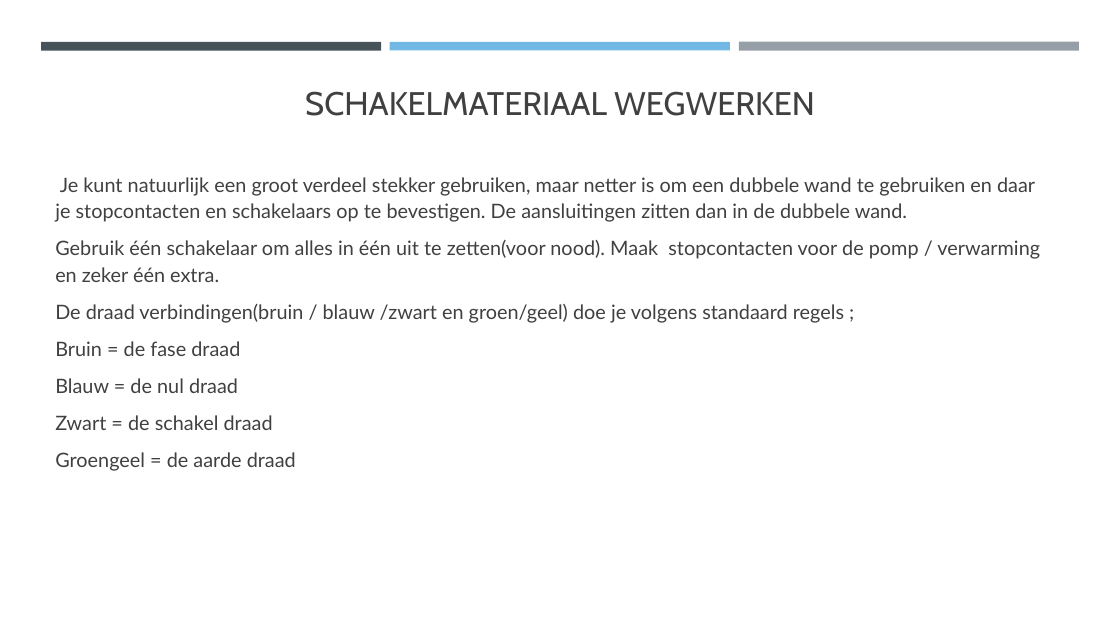
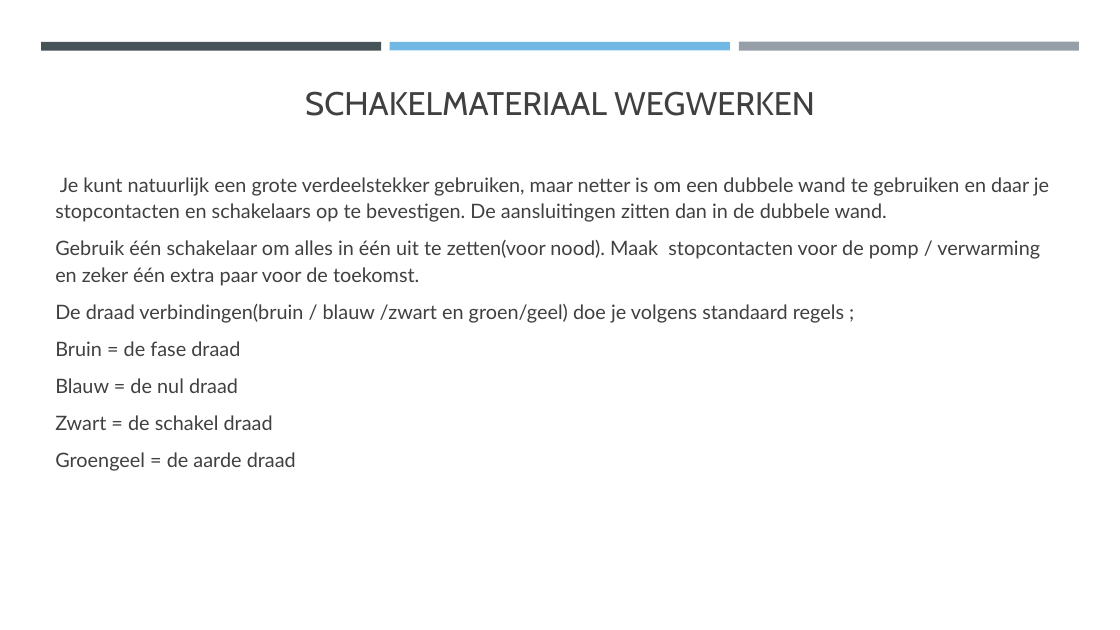
Before and after one commit to Riekusb/arduino, a slide deck: slide 28 of lezingen/basiskennis aquarium houden/Basiskennis aquarium.pptx. Drawn at 1120x630 pixels with LibreOffice and Linux fonts; fonts in the diff are those of the drawing. Boxes give left, top, right and bottom in pixels: in the first picture for what was removed or moved away, otherwise in the second. Text is boxed around its words. In the diff, an @@ line names an element or a change of style, - is before the commit and + after.

```diff
--- a/lezingen/basiskennis aquarium houden/Basiskennis aquarium.pptx
+++ b/lezingen/basiskennis aquarium houden/Basiskennis aquarium.pptx
@@ text at [55, 177, 1049, 286]: text changed @@
-Je kunt natuurlijk een groot verdeel stekker gebruiken, maar netter is om een dubbele wand te gebruiken en daar je stopcontacten en schakelaars op te bevestigen. De aansluitingen zitten dan in de dubbele wand.
-Gebruik één schakelaar om alles in één uit te zetten(voor nood). Maak stopcontacten voor de pomp / verwarming en zeker één extra.
+Je kunt natuurlijk een grote verdeelstekker gebruiken, maar netter is om een dubbele wand te gebruiken en daar je stopcontacten en schakelaars op te bevestigen. De aansluitingen zitten dan in de dubbele wand.
+Gebruik één schakelaar om alles in één uit te zetten(voor nood). Maak stopcontacten voor de pomp / verwarming en zeker één extra paar voor de toekomst.
```
Also in this commit, not shown: 19 other slides changed, 1 other file.
